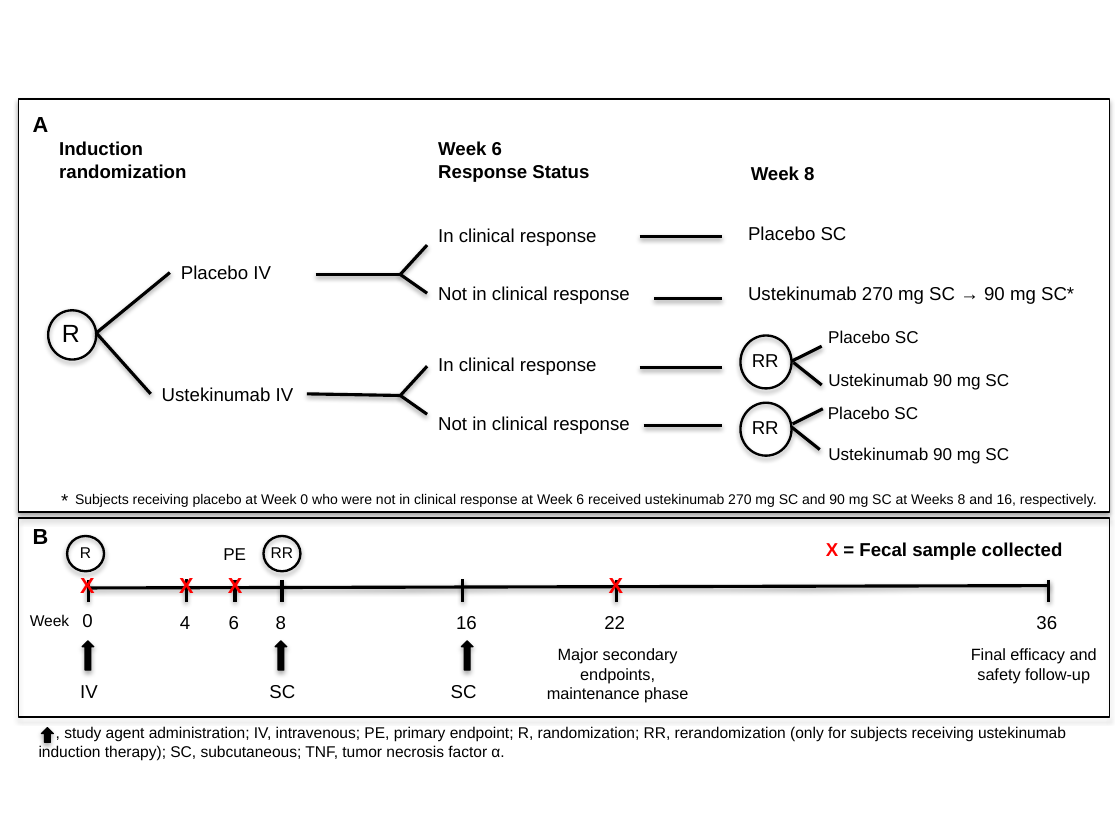
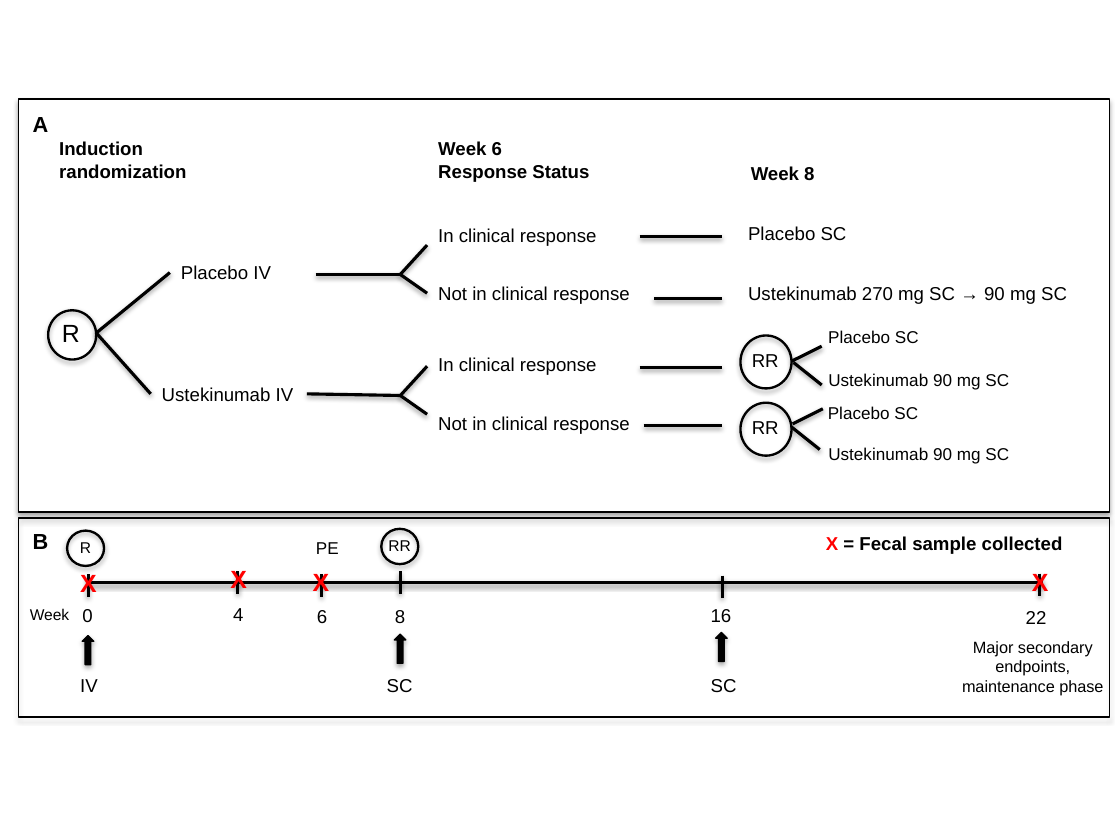
Before and after one commit to SchlossLab/Doherty_CDprediction_mBio_2017, a slide deck: slide 1 of submission/figures/Figure1_expdesign.pptx. Drawn at 1120x840 pixels with LibreOffice and Linux fonts; fonts in the diff are those of the drawing. Boxes give left, top, right and bottom in pixels: in the first picture for what was removed or moved away, otherwise in the second. Text is boxed around its words. In the diff, an @@ line names an element or a change of style, - is before the commit and + after.

```diff
--- a/submission/figures/Figure1_expdesign.pptx
+++ b/submission/figures/Figure1_expdesign.pptx
@@ text at box(748, 286, 1067, 304): text changed @@
-Ustekinumab 270 mg SC → 90 mg SC*
+Ustekinumab 270 mg SC → 90 mg SC
@@ text "B": place and size @@
-text "B" at box(33, 529, 49, 544)
+text "B" at box(33, 534, 49, 549)
@@ 5 texts, 1 line, 1 up arrow, 1 ellipse: place and size @@
-5 texts, 1 line, 1 up arrow, 1 ellipse at box(30, 536, 1063, 698)
+5 texts, 1 line, 1 up arrow, 1 ellipse at box(30, 531, 1063, 692)
@@ text "PE": place and size @@
-text "PE" at box(223, 548, 246, 560)
+text "PE" at box(316, 542, 339, 554)
@@ text "RR": place and size @@
-text "RR" at box(271, 547, 293, 558)
+text "RR" at box(388, 540, 410, 551)
@@ 1 text, 1 up arrow, 1 ellipse: place and size @@
-1 text, 1 up arrow, 1 ellipse at box(263, 536, 300, 670)
+1 text, 1 up arrow, 1 ellipse at box(381, 529, 418, 663)
@@ text "X": place and size @@
-text "X" at box(179, 576, 194, 598)
+text "X" at box(230, 568, 247, 594)
@@ text "X": place and size @@
-text "X" at box(228, 576, 243, 598)
+text "X" at box(313, 571, 330, 597)
@@ size 14 to 16 pt in 4 elements at box(80, 572, 97, 598), box(230, 568, 247, 594), box(313, 571, 330, 597), box(1032, 571, 1049, 597) @@
@@ text "X": place and size @@
-text "X" at box(609, 576, 624, 598)
+text "X" at box(1032, 571, 1049, 597)
@@ line moved from (88, 588) - (1048, 586) to (88, 582) - (1043, 582) @@
@@ text "4": place and size @@
-text "4" at box(180, 616, 190, 629)
+text "4" at box(233, 608, 243, 621)
@@ line moved from (186, 579) - (186, 601) to (237, 571) - (237, 594) @@
@@ text "6": place and size @@
-text "6" at box(229, 616, 239, 629)
+text "6" at box(317, 610, 327, 624)
@@ line moved from (235, 580) - (235, 603) to (321, 575) - (321, 597) @@
@@ line moved from (282, 580) - (282, 603) to (400, 571) - (400, 594) @@
@@ text "16": place and size @@
-text "16" at box(456, 616, 477, 630)
+text "16" at box(711, 609, 732, 623)
@@ line moved from (463, 579) - (463, 601) to (722, 576) - (722, 598) @@
@@ line moved from (616, 580) - (616, 603) to (1039, 573) - (1039, 596) @@
@@ text "22": place and size @@
-text "22" at box(604, 616, 625, 629)
+text "22" at box(1026, 611, 1047, 624)
@@ up arrow: place and size @@
-up arrow at box(461, 641, 473, 670)
+up arrow at box(716, 633, 727, 662)
@@ text "Major secondary endpoints,": place and size @@
-text "Major secondary endpoints," at box(547, 648, 688, 703)
+text "Major secondary endpoints," at box(962, 641, 1103, 696)
@@ group removed at box(50, 483, 1097, 683): 4 texts, 1 line @@
-*
-Subjects receiving placebo at Week 0 who were not in clinical response at Week 6 received ustekinumab 270 mg SC and 90 mg SC at Weeks 8 and 16, respectively.
-36
-Final efficacy and safety follow-up
@@ text "SC": place and size @@
-text "SC" at box(269, 685, 295, 699)
+text "SC" at box(387, 679, 413, 692)
@@ text "SC": place and size @@
-text "SC" at box(451, 685, 477, 698)
+text "SC" at box(711, 679, 737, 692)
@@ text removed at box(39, 726, 1066, 760) @@
-, study agent administration; IV, intravenous; PE, primary endpoint; R, randomization; RR, rerandomization (only for subjects receiving ustekinumab induction therapy); SC, subcutaneous; TNF, tumor necrosis factor α.
@@ up arrow removed at box(41, 728, 54, 743) @@
```
Also in this commit, not shown: 3 other files.
